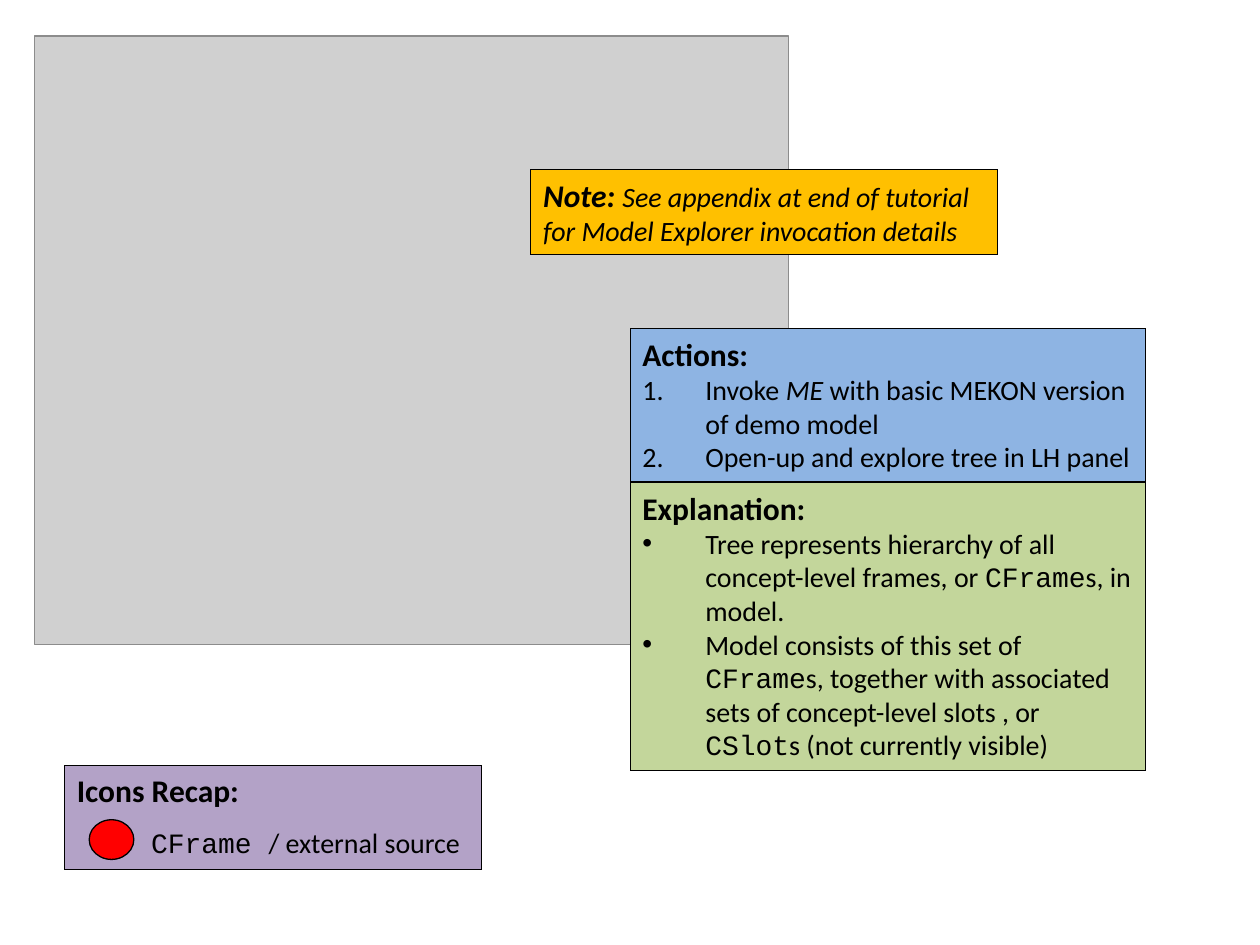
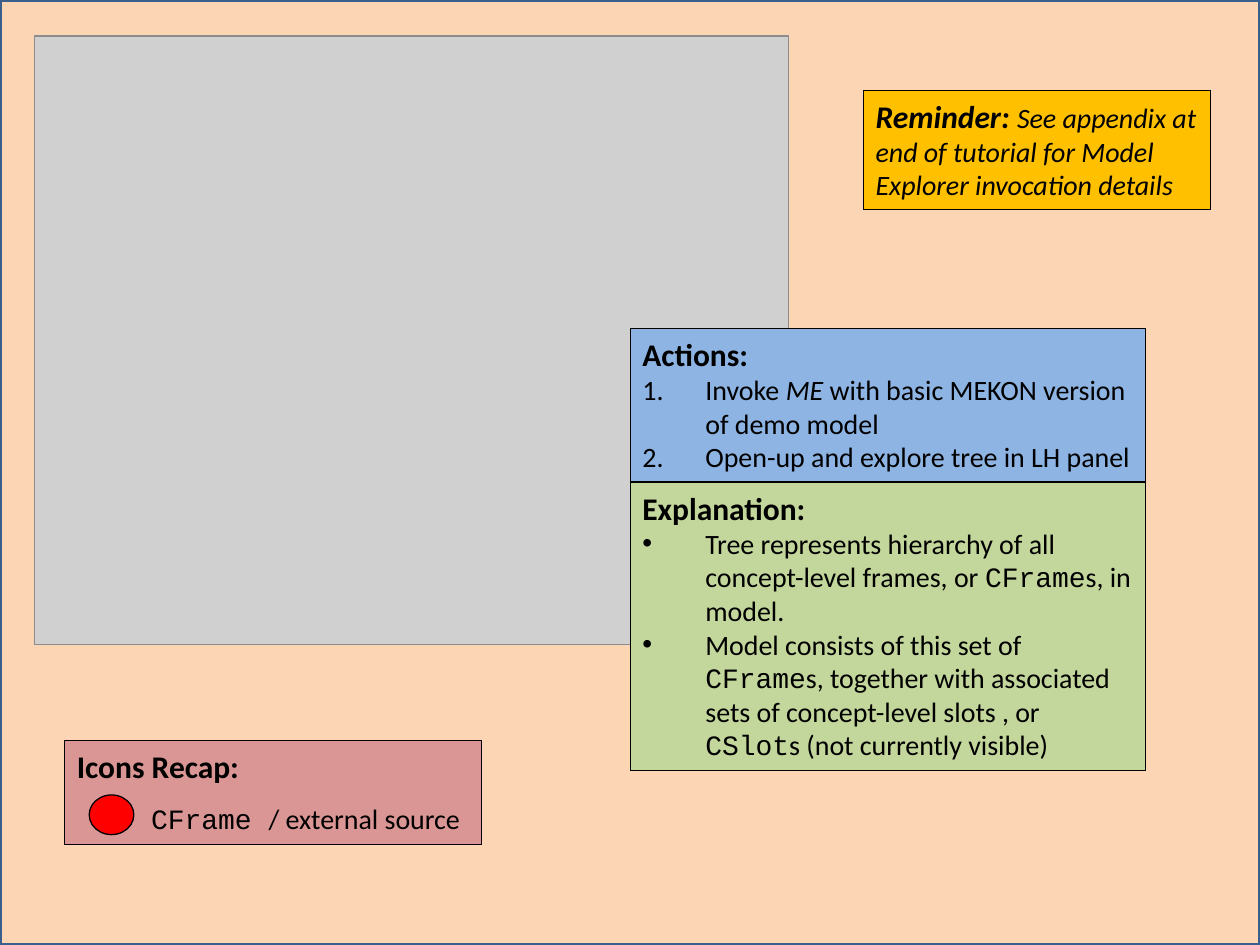
Before and after one commit to colin-puleston/mekon-hobo, a slide deck: slide 10 of docs/MEKON-HOBO Introductory Tutorial.pptx. Drawn at 1260x945 pixels with LibreOffice and Linux fonts; fonts in the diff are those of the drawing; grey boxes stand for pictures. Boxes give left, top, right and bottom in pixels: in the first picture for what was removed or moved away, otherwise in the second. Text is boxed around its words. In the diff, an @@ line names an element or a change of style, - is before the commit and + after.

```diff
--- a/docs/MEKON-HOBO Introductory Tutorial.pptx
+++ b/docs/MEKON-HOBO Introductory Tutorial.pptx
@@ rectangle added at [0,0,1260,945], fill #FCD5B5, outline #3A5F8C 2 pt @@
@@ rectangle "Reminder: See appendix at end ...": place and size @@
-rectangle "Reminder: See appendix at end ..." at [530,170,997,255]
+rectangle "Reminder: See appendix at end ..." at [863,91,1211,209]
@@ text in rectangle at [876,106,1196,200]: text changed @@
-Note: See appendix at end of tutorial for Model Explorer invocation details
+Reminder: See appendix at end of tutorial for Model Explorer invocation details
@@ rectangle "Icons Recap:" at [64,741,481,845]: fill #B3A2C7 to #D99694 @@
@@ 1 rectangle, 1 text, 1 ellipse: place and size @@
-1 rectangle, 1 text, 1 ellipse at [64,765,481,869]
+1 rectangle, 1 text, 1 ellipse at [64,741,481,845]
```
Also in this commit, not shown: 28 other slides changed, 1 slide added.
